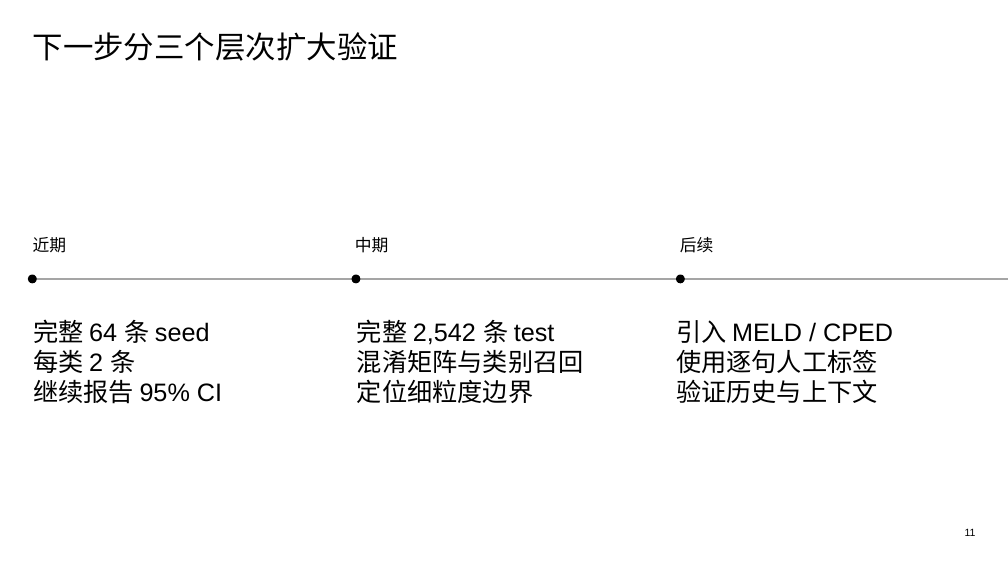
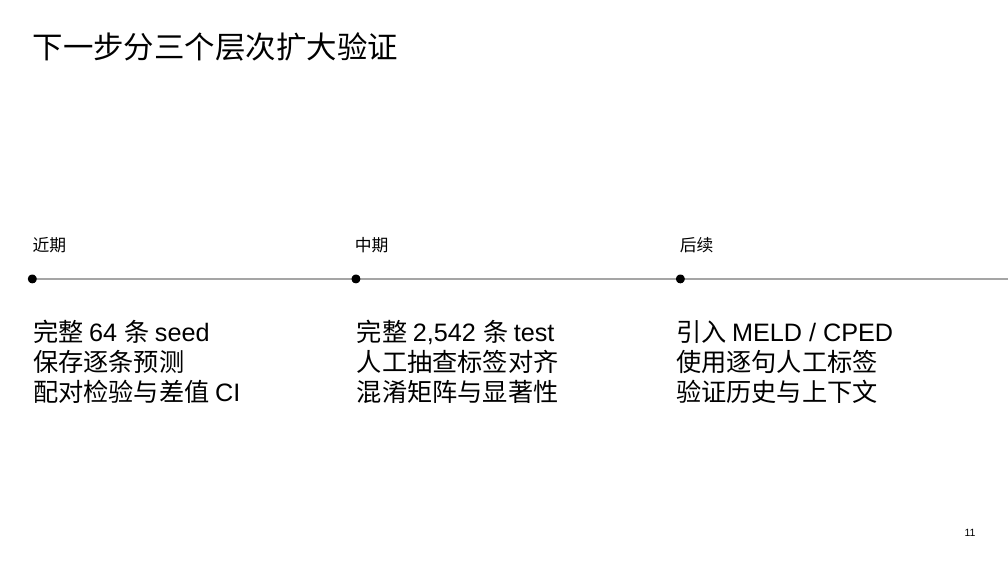
Before and after one commit to n0rk1n/HDU-erc, a slide deck: slide 11 of deliverables/advisor_full_summary_20260728/emotion_chatbot_ablation_report.pptx. Drawn at 1008x567 pixels with LibreOffice and Linux fonts; fonts in the diff are those of the drawing. Boxes give left, top, right and bottom in pixels: in the first picture for what was removed or moved away, otherwise in the second. Text is boxed around its words. In the diff, an @@ line names an element or a change of style, - is before the commit and + after.

```diff
--- a/deliverables/advisor_full_summary_20260728/emotion_chatbot_ablation_report.pptx
+++ b/deliverables/advisor_full_summary_20260728/emotion_chatbot_ablation_report.pptx
@@ text at box(33, 350, 240, 403): text changed @@
-每类 2 条
-继续报告 95% CI
+保存逐条预测
+配对检验与差值 CI
@@ text at box(357, 349, 559, 403): text changed @@
-混淆矩阵与类别召回
-定位细粒度边界
+人工抽查标签对齐
+混淆矩阵与显著性
```
Also in this commit, not shown: 8 other slides changed, 37 other files.
